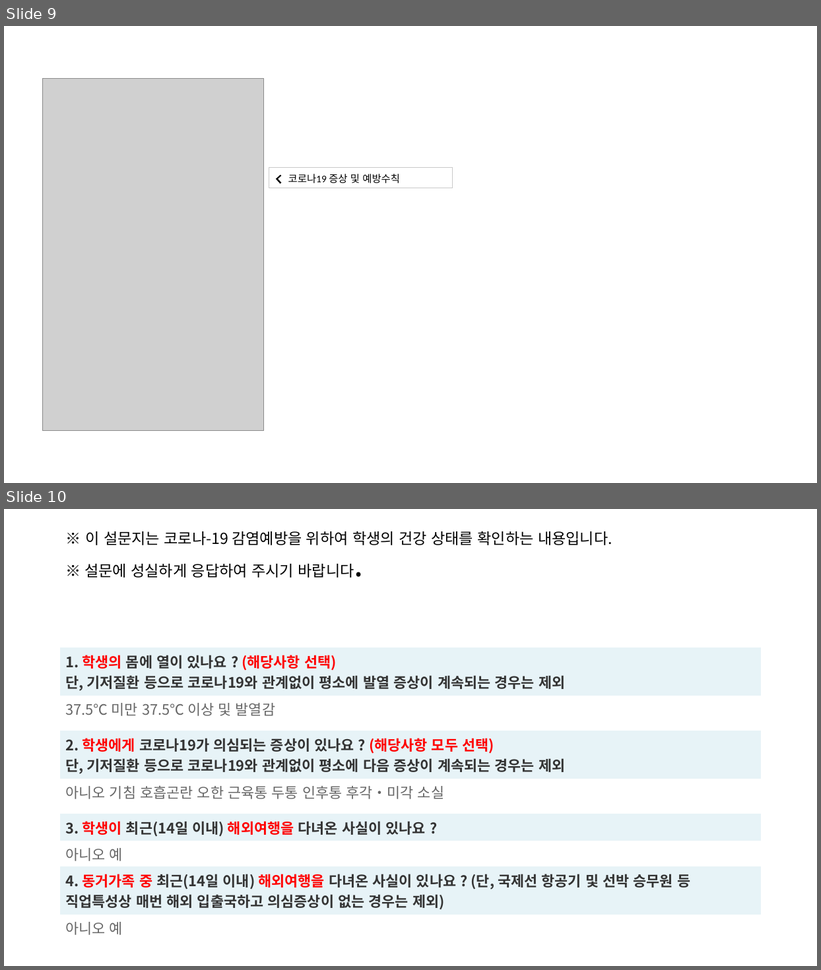
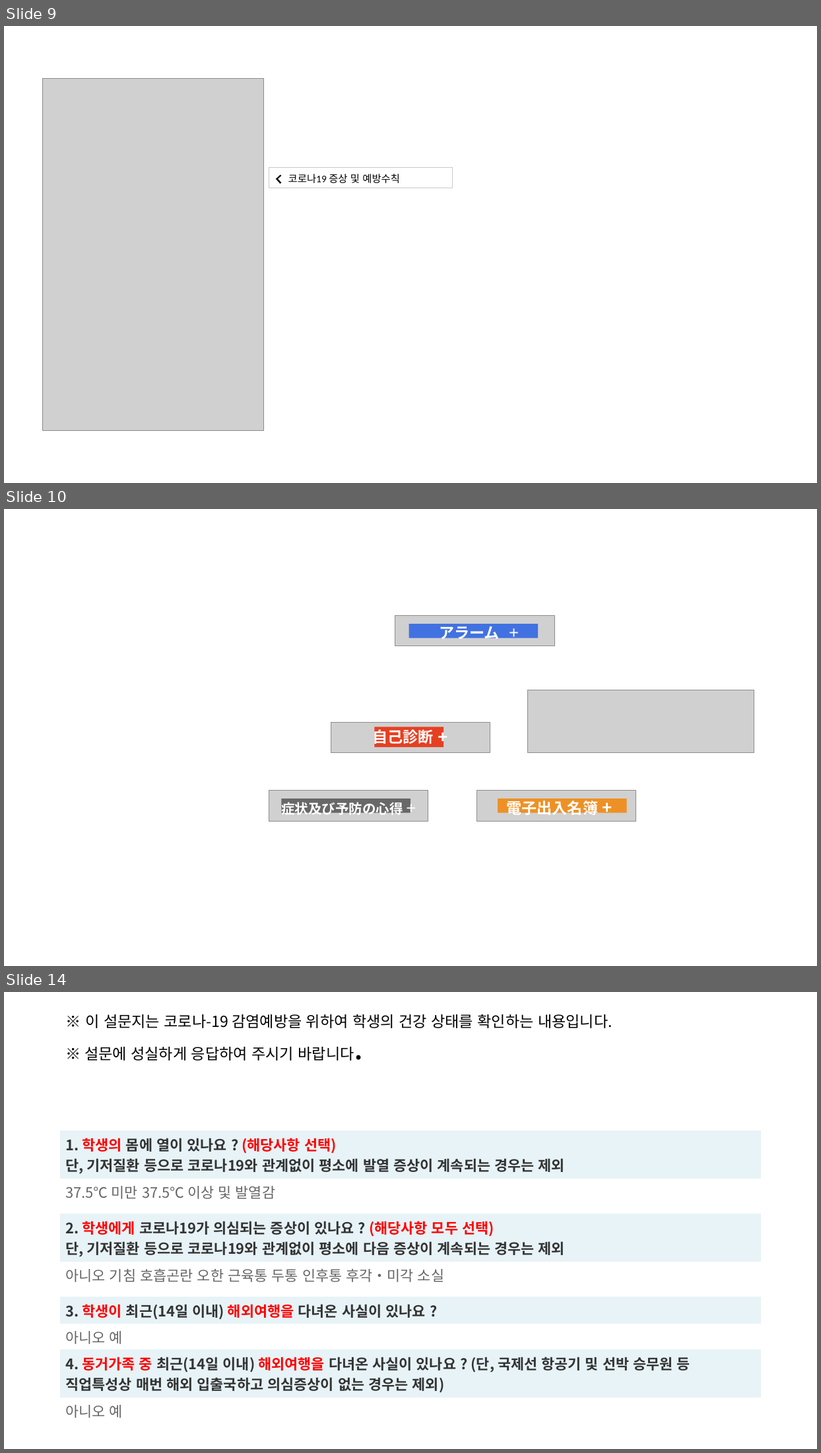
Before and after one commit to Shinipsae/COVID19HELPER, a slide deck: 화면디자인.pptx. Shown one above the other, each under a label of ours: slides 9 and 10 before the commit, slides 9, 10 and 14 after it; the slides between them are not shown. The pictures are 821x970 and 821x1453 pixels, drawn with LibreOffice and Linux fonts; fonts in the diff are those of the drawing; grey boxes stand for pictures. Boxes give left, top, right and bottom in pixels: in the first picture for what was removed or moved away, otherwise in the second. Text is boxed around its words. In the diff, an @@ line names an element or a change of style, - is before the commit and + after.

```diff
--- a/화면디자인.pptx
+++ b/화면디자인.pptx
@@ slide 10 added at (4,509,817,966), background #FFFFFF @@
@@ picture added at (395,616,554,646) @@
@@ rectangle added at (409,624,539,638), fill #4272E1 @@
@@ text added at (439,623,500,642), 18 pt, text #FFFFFF, bold @@
+アラーム +
@@ picture added at (528,690,754,753) @@
@@ picture added at (331,722,490,753) @@
@@ text added at (373,727,434,747), 18 pt, text #FFFFFF, bold @@
+自己診断 +
@@ rectangle added at (375,727,444,747), fill #E54022 @@
@@ picture added at (269,791,428,822) @@
@@ text added at (281,801,403,815), 16 pt, text #FFFFFF, bold @@
+症状及び予防の心得 +
@@ rectangle added at (282,799,411,813), fill #686868 @@
@@ picture added at (477,791,636,822) @@
@@ rectangle added at (498,799,628,813), fill #ED9126 @@
@@ text added at (507,799,599,816), 18 pt, text #FFFFFF, bold @@
+電子出入名簿 +
@@ what was slide 10 is now slide 14 @@
```
Also in this commit, not shown: 1 slide changed, 3 other slides added, 20 other files.
